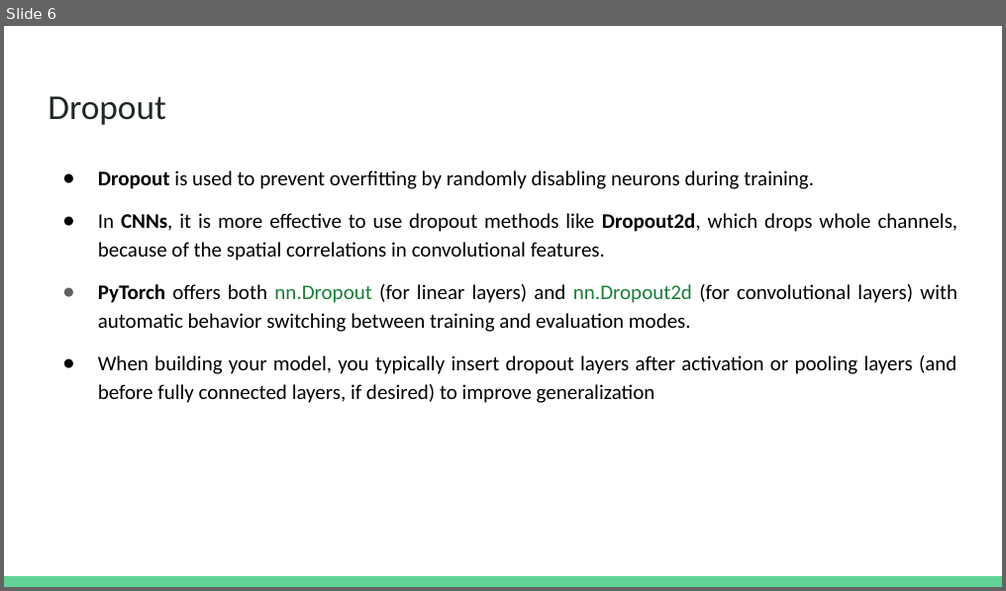
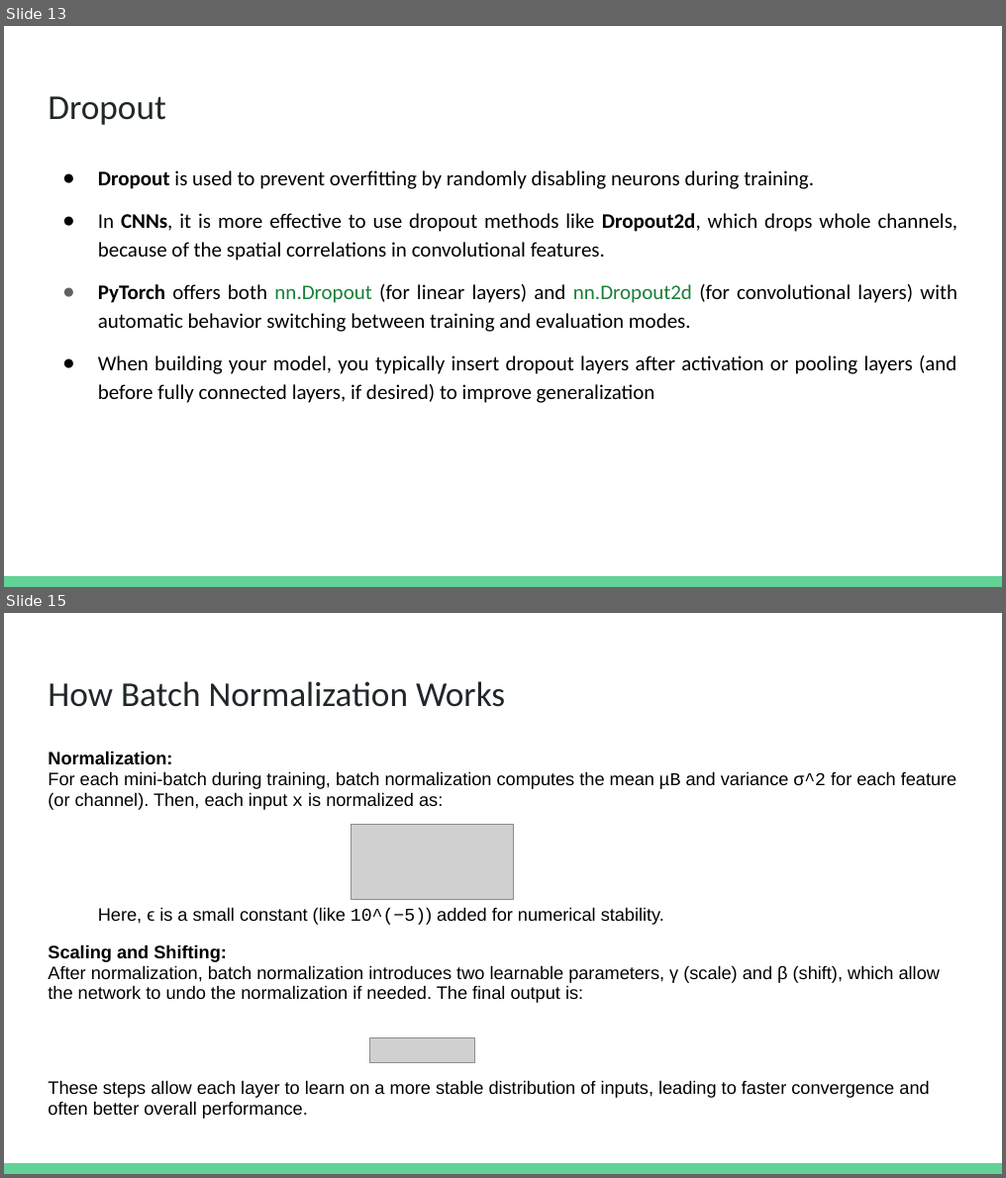
Before and after one commit to Hasan-Shahid/KA-Advanced-Ai-2025, a slide deck: Slides/Extra Slides/Computer Vision - Day 2.pptx. Shown one above the other, each under a label of ours: slide 6 before the commit, slides 13 and 15 after it; the slides between them are not shown. The pictures are 1006x591 and 1006x1178 pixels, drawn with LibreOffice and Linux fonts; fonts in the diff are those of the drawing; grey boxes stand for pictures. Boxes give left, top, right and bottom in pixels: in the first picture for what was removed or moved away, otherwise in the second. Text is boxed around its words. In the diff, an @@ line names an element or a change of style, - is before the commit and + after.

```diff
--- a/Slides/Extra Slides/Computer Vision - Day 2.pptx
+++ b/Slides/Extra Slides/Computer Vision - Day 2.pptx
@@ slide 15 added at <box>4,613,1002,1174</box>, background #FFFFFF; not listed: 1 template element that a slide beside it also shows @@
@@ title added at <box>48,681,505,707</box>, 25.2 pt, text #202729 @@
+How Batch Normalization Works
@@ text added at <box>48,751,957,1119</box>, 13 pt, text #000000 @@
+Normalization:
+For each mini-batch during training, batch normalization computes the mean μB and variance σ^2 for each feature (or channel). Then, each input x is normalized as:
+Here, ϵ is a small constant (like 10^(−5)) added for numerical stability.
+Scaling and Shifting:
+After normalization, batch normalization introduces two learnable parameters, γ (scale) and β (shift), which allow the network to undo the normalization if needed. The final output is:
+These steps allow each layer to learn on a more stable distribution of inputs, leading to faster convergence and often better overall performance.
@@ picture added at <box>351,825,513,900</box> @@
@@ picture added at <box>369,1039,475,1063</box> @@
@@ what was slide 6 is now slide 13 @@
```
Also in this commit, not shown: 8 other slides added, 10 other files.
